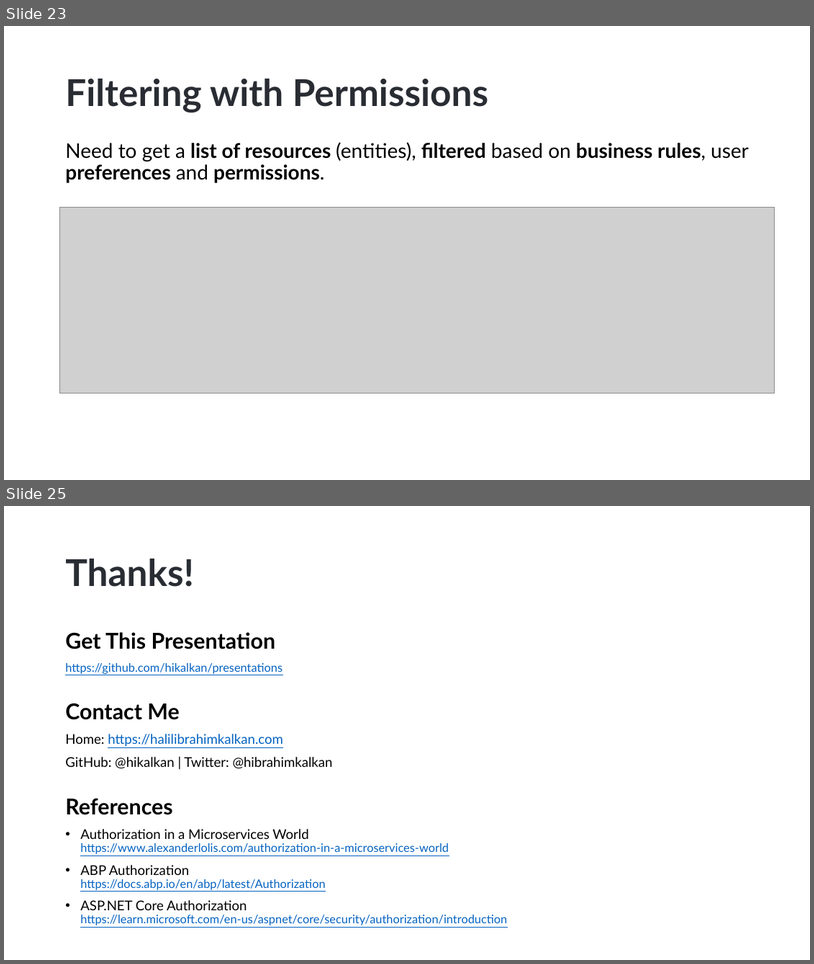
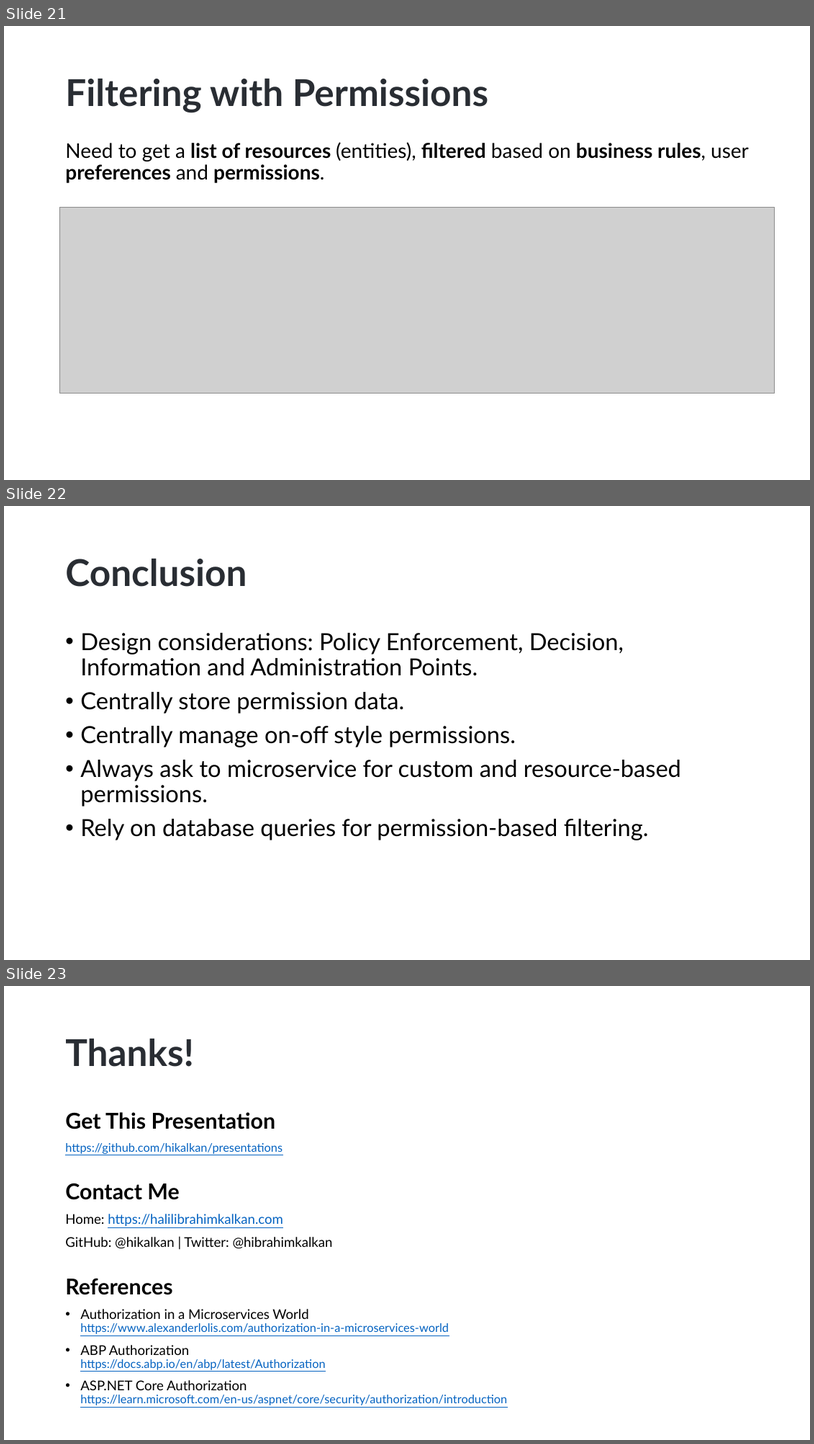
Before and after one commit to hikalkan/presentations, a slide deck: 2022-10-15 Authorization-In-Distributed-Systems/Authorization-In-Distributed-Systems-DotnetConf2022.pptx. Shown one above the other, each under a label of ours: slides 23 and 25 before the commit, slides 21, 22 and 23 after it; the slides between them are not shown. The pictures are 814x964 and 814x1444 pixels, drawn with LibreOffice and Linux fonts; fonts in the diff are those of the drawing; grey boxes stand for pictures; background and template pictures are left out. Boxes give left, top, right and bottom in pixels: in the first picture for what was removed or moved away, otherwise in the second. Text is boxed around its words. In the diff, an @@ line names an element or a change of style, - is before the commit and + after.

```diff
--- a/2022-10-15 Authorization-In-Distributed-Systems/Authorization-In-Distributed-Systems-DotnetConf2022.pptx
+++ b/2022-10-15 Authorization-In-Distributed-Systems/Authorization-In-Distributed-Systems-DotnetConf2022.pptx
@@ slide 22 added at bbox=[4, 506, 810, 960], background picture (left out) @@
@@ title added at bbox=[65, 559, 247, 587], 44 pt, text #292D33, bold @@
+Conclusion
@@ text added at bbox=[80, 633, 682, 840], 28 pt, text #000000 @@
+• Design considerations: Policy Enforcement, Decision, Information and Administration Points.
+• Centrally store permission data.
+• Centrally manage on-off style permissions.
+• Always ask to microservice for custom and resource-based permissions.
+• Rely on database queries for permission-based filtering.
@@ what was slide 23 is now slide 21 @@
@@ what was slide 25 is now slide 23 @@
```
Also in this commit, not shown: 1 slide removed.
